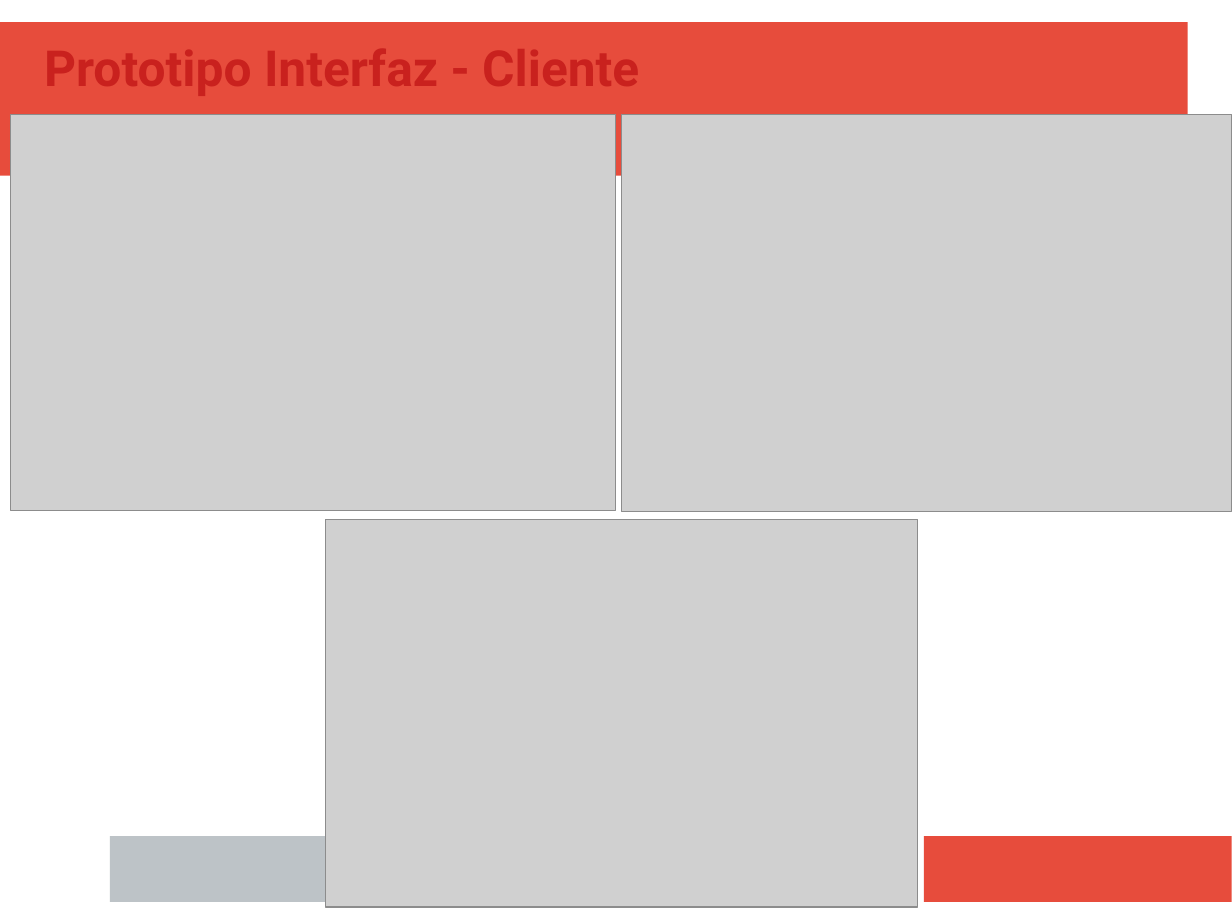
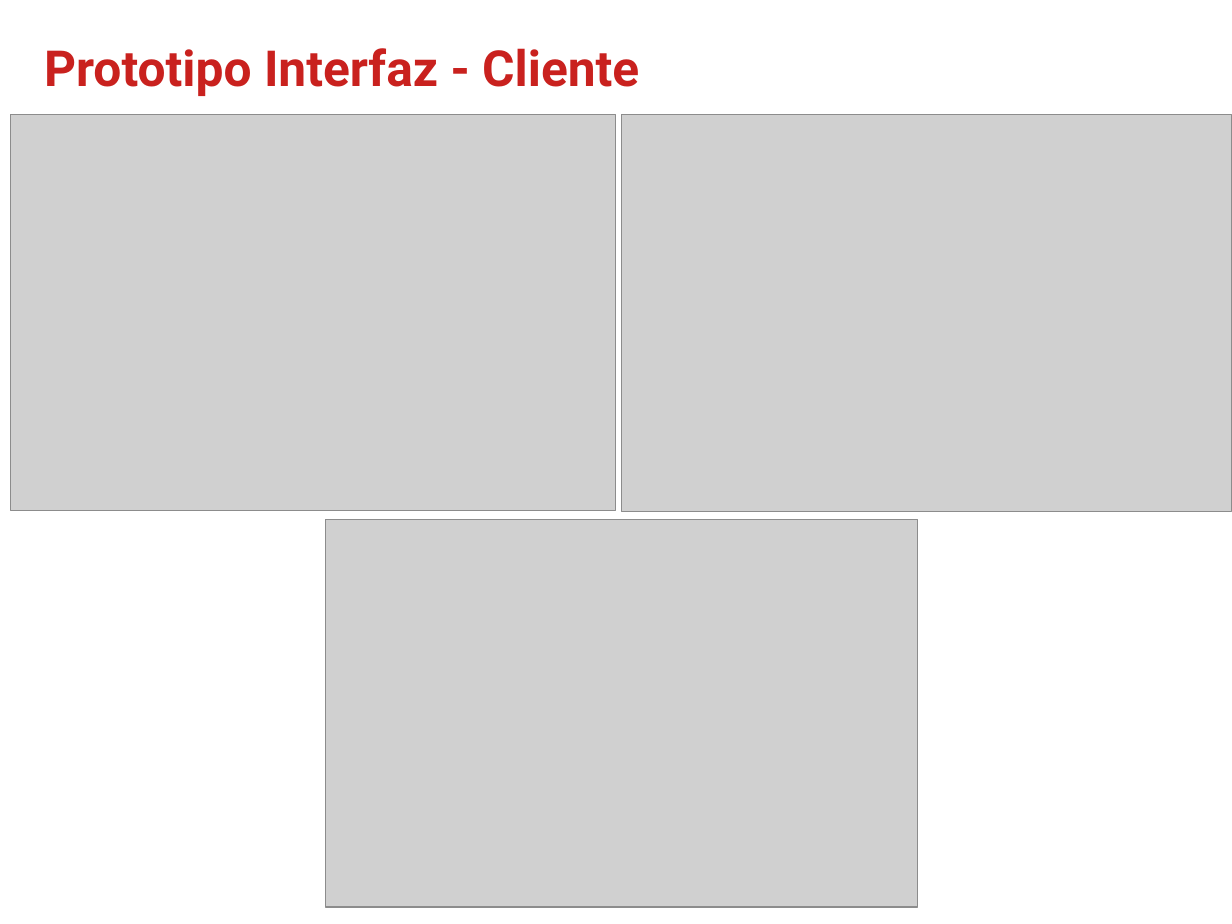
Before and after one commit to Juanba1998/APP-Restaurante, a slide deck: slide 7 of Material/Presentación/Presentacion Final.pptx. Drawn at 1232x924 pixels with LibreOffice and Linux fonts; fonts in the diff are those of the drawing; grey boxes stand for pictures. Boxes give left, top, right and bottom in pixels: in the first picture for what was removed or moved away, otherwise in the second. Text is boxed around its words. In the diff, an @@ line names an element or a change of style, - is before the commit and + after.

```diff
--- a/Material/Presentación/Presentacion Final.pptx
+++ b/Material/Presentación/Presentacion Final.pptx
@@ rectangle removed at [0,22,1188,177] @@
@@ rectangle removed at [110,836,901,902] @@
@@ rectangle removed at [925,836,1232,902] @@
```
Also in this commit, not shown: 8 other slides changed.
